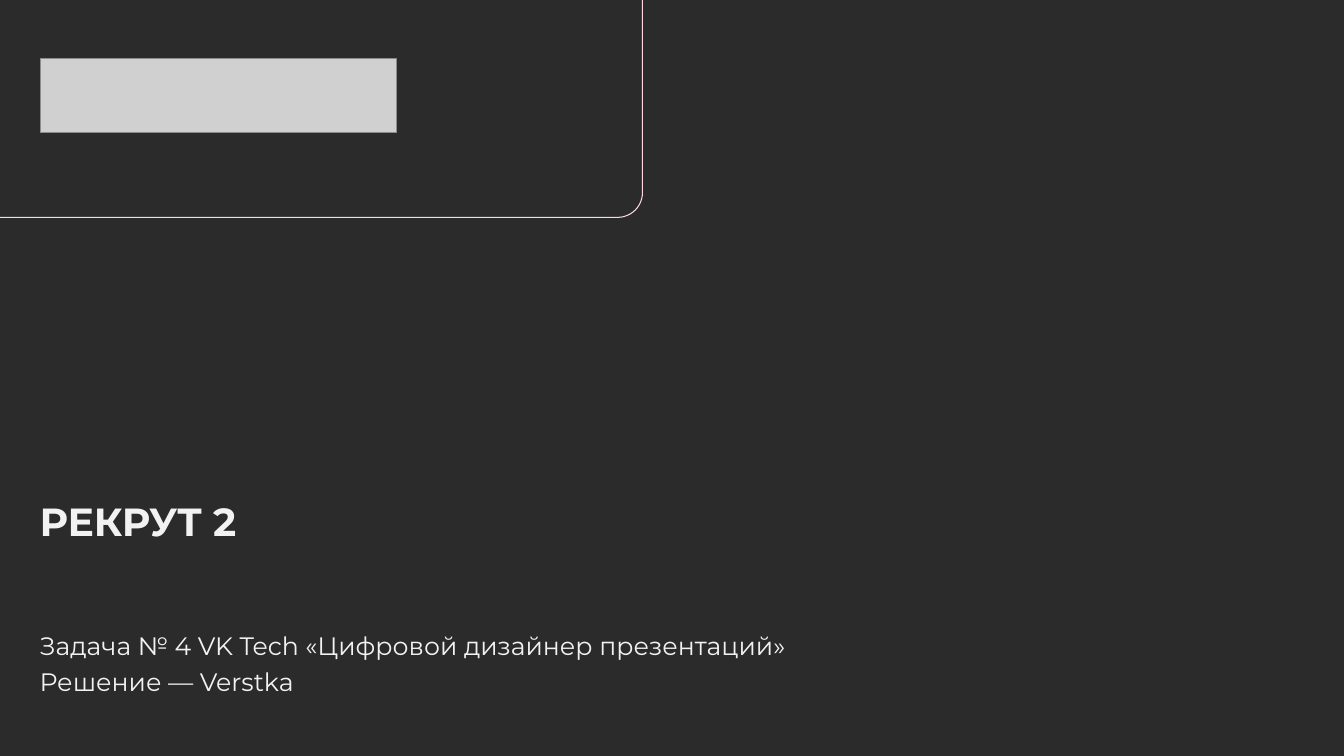
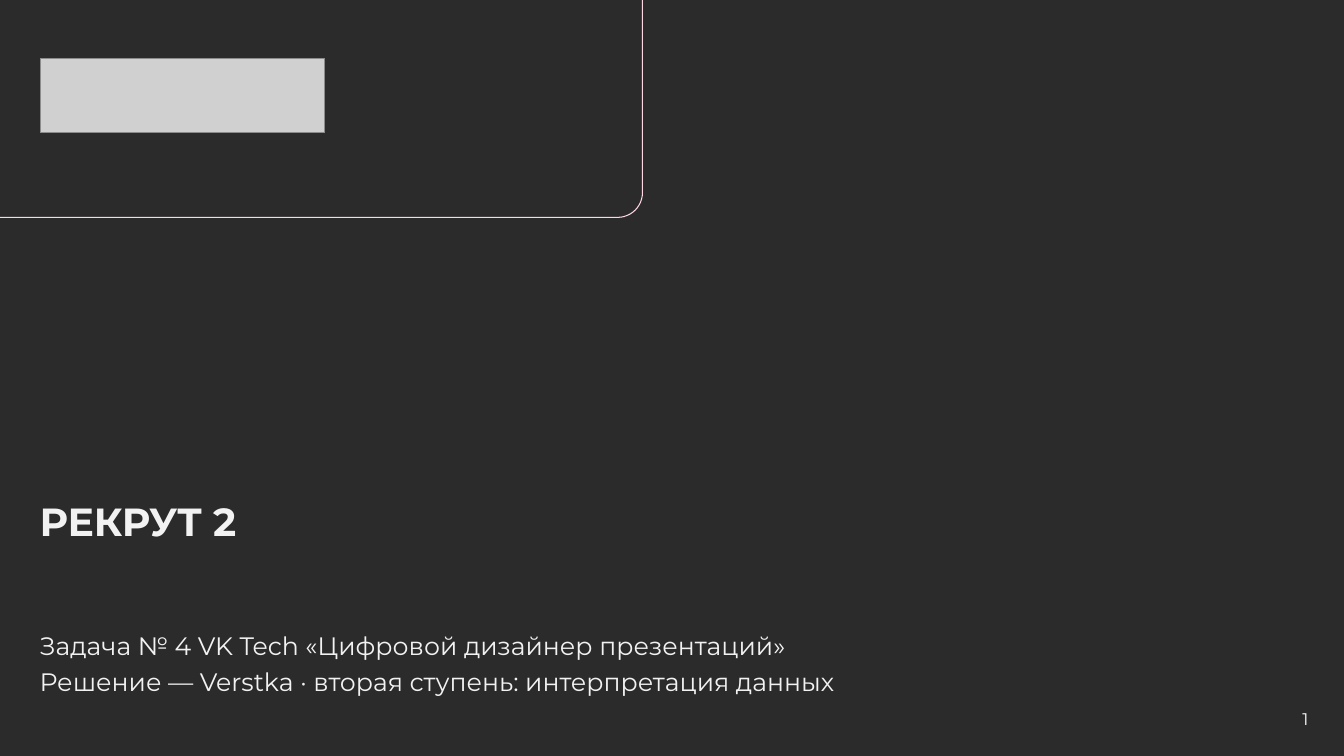
Before and after one commit to hl0pch1k/verstka, a slide deck: slide 1 of docs/presentation/verstka-pitch.pptx. Drawn at 1344x756 pixels with LibreOffice and Linux fonts; fonts in the diff are those of the drawing; grey boxes stand for pictures; background and template pictures are left out; a plain dark background stands for a picture behind light text. Boxes give left, top, right and bottom in pixels: in the first picture for what was removed or moved away, otherwise in the second. Text is boxed around its words. In the diff, an @@ line names an element or a change of style, - is before the commit and + after.

Commit message:
Решение второй ступени по ссылкам первой: docs/presentation/verstka-pitch.pdf/.pptx — питч второй ступени (первый — verstka-pitch-stage1), examples/outputs открывается актуальными примерами

```diff
--- a/docs/presentation/verstka-pitch.pptx
+++ b/docs/presentation/verstka-pitch.pptx
@@ picture: place and size @@
-picture at [40,59,396,133]
+picture at [40,59,325,133]
@@ text at [40,672,834,696]: text changed @@
-Решение — Verstka
+Решение — Verstka · вторая ступень: интерпретация данных
@@ page number added at [1302,713,1308,725], 12 pt, text #FFFFFF @@
+1
```
Also in this commit, not shown: 5 other slides changed, 13 slides added, 9 slides removed, 7 other files.
